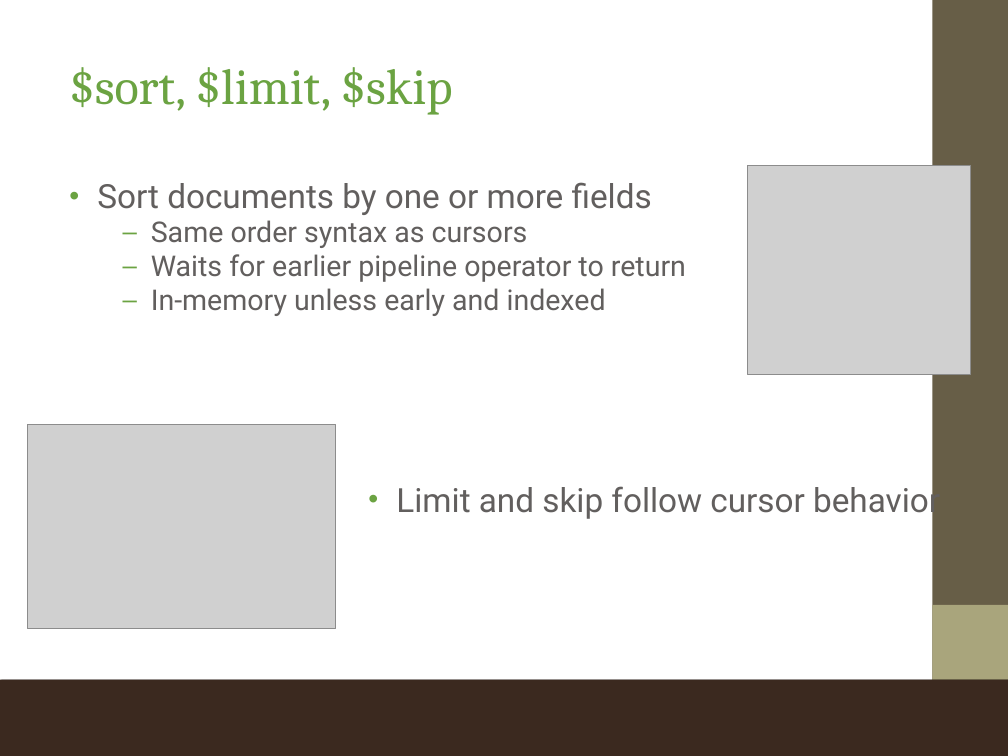
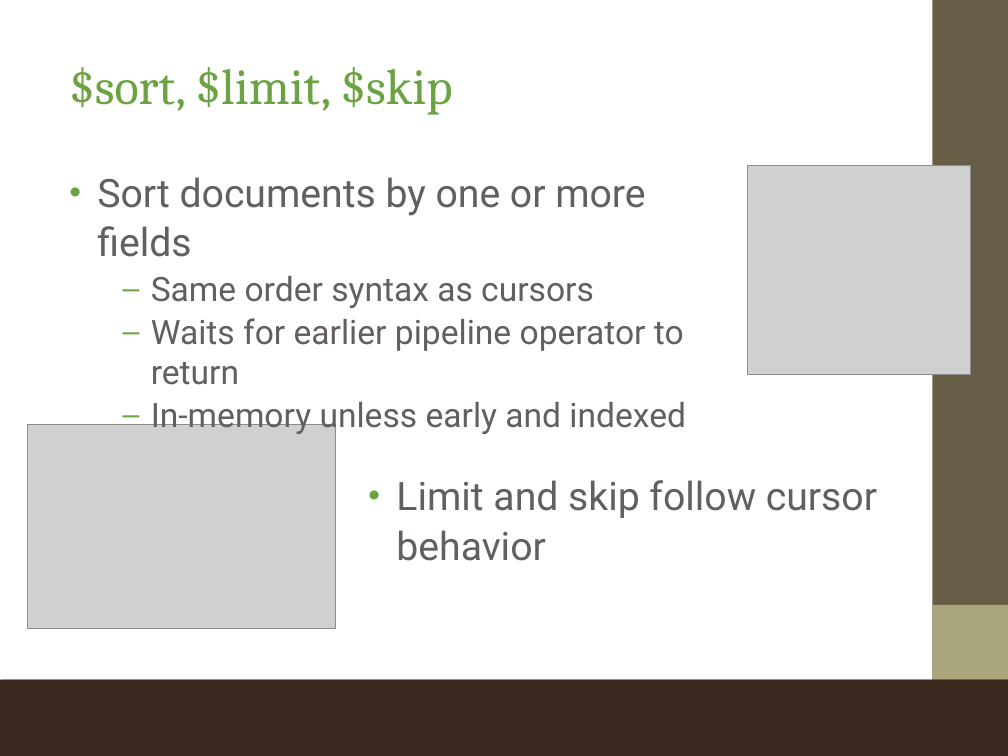
Before and after one commit to gjagadeesan/mongotraining, a slide deck: slide 29 of Training_ppt/Mongodb class 9.ppt. Drawn at 1008x756 pixels with LibreOffice and Linux fonts; fonts in the diff are those of the drawing; grey boxes stand for pictures; background and template pictures are left out. Boxes give left, top, right and bottom in pixels: in the first picture for what was removed or moved away, otherwise in the second. Text is boxed around its words. In the diff, an @@ line names an element or a change of style, - is before the commit and + after.

```diff
--- a/Training_ppt/Mongodb class 9.ppt
+++ b/Training_ppt/Mongodb class 9.ppt
@@ text "Sort documents by one or ..." at (x1=97, y1=177, x2=686, y2=436): size 23.8 to 28 pt in "Sort documents by one or more fields"; size 20.4 to 24 pt in "Same order syntax as cursors", "Waits for earlier pipeline operator to return", "In-memory unless early and indexed"; line spacing 0.9 to 1 @@
@@ text "Limit and skip follow cursor ..." at (x1=396, y1=480, x2=877, y2=561): size 23.8 to 28 pt @@
```
Also in this commit, not shown: 16 other slides changed, 1 slide removed, 12 other files.
